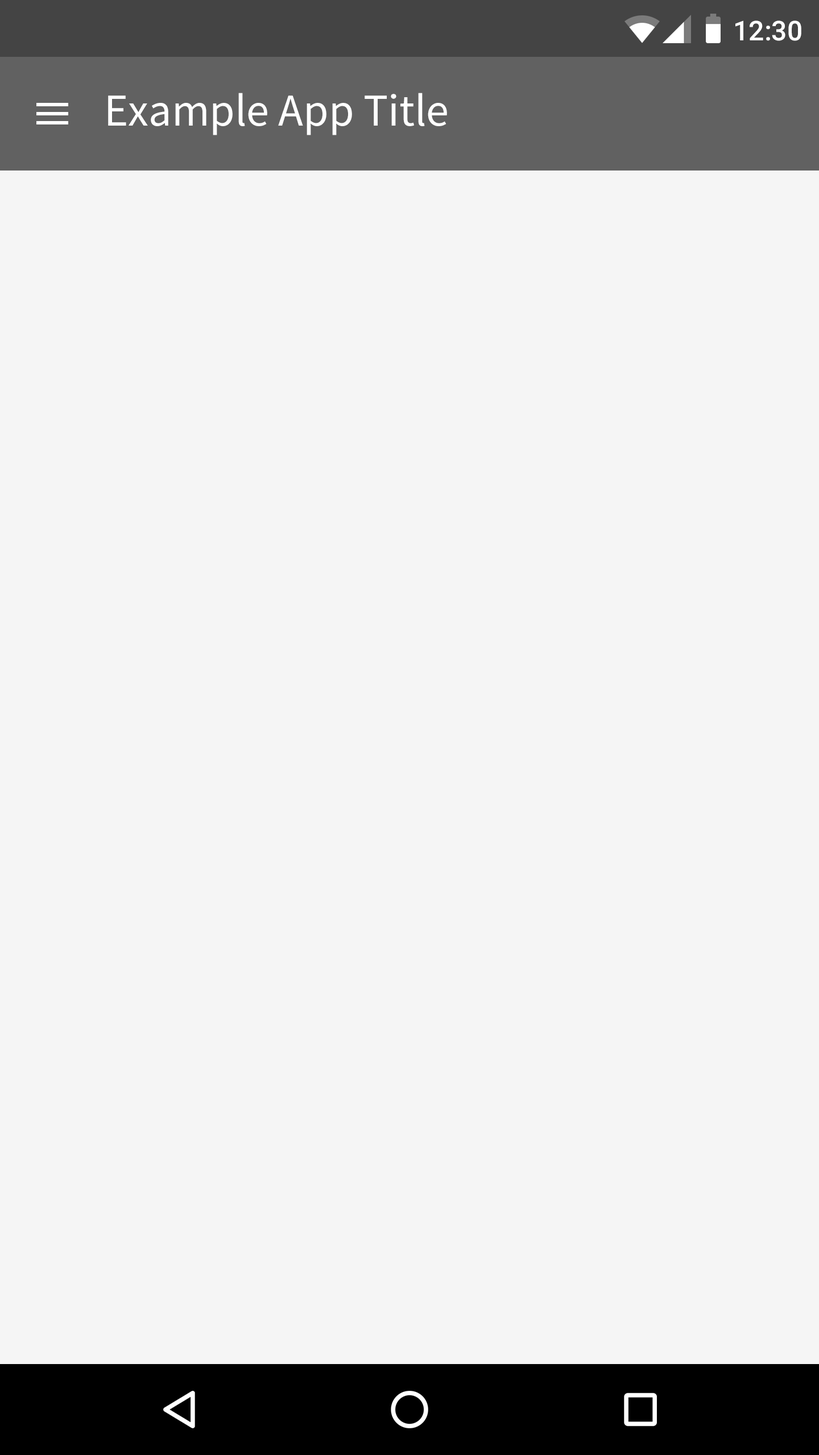
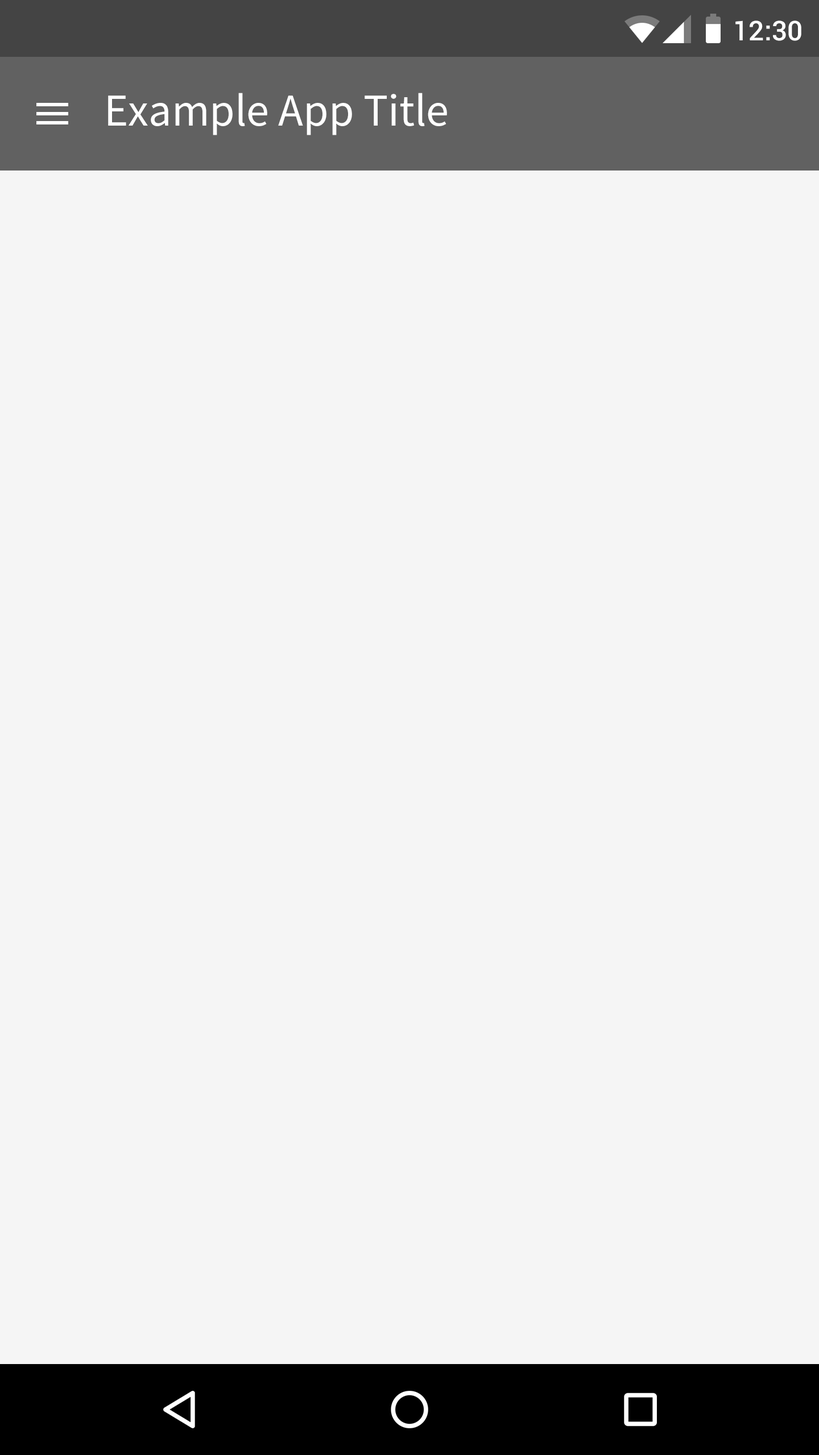
Revision of a layered w=819, h=1455 image; what changed, layer by layer:
painted on "12:30" over [735, 20, 802, 41]
